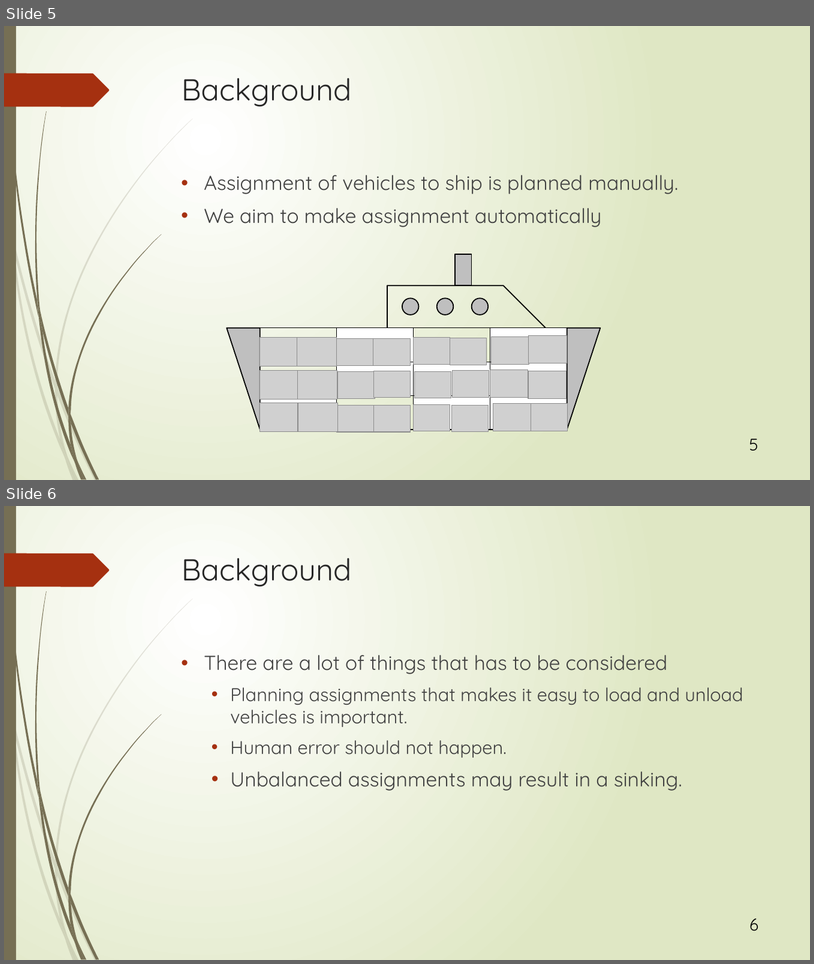
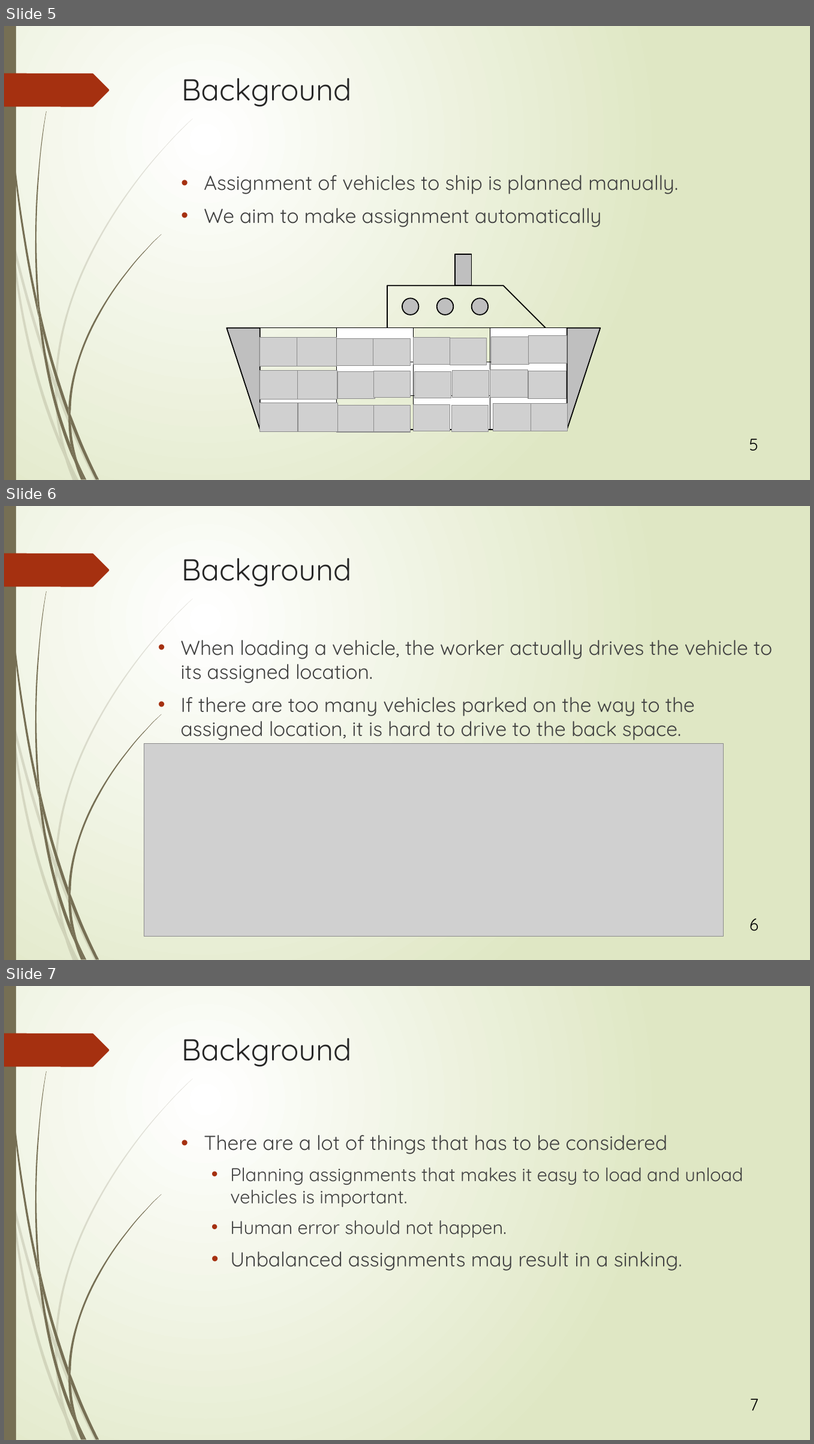
Before and after one commit to r-kurosu/kline_new, a slide deck: 竹田.pptx. Shown one above the other, each under a label of ours: slides 5 and 6 before the commit, slides 5, 6 and 7 after it. The pictures are 814x964 and 814x1444 pixels, drawn with LibreOffice and Linux fonts; fonts in the diff are those of the drawing; grey boxes stand for pictures. Boxes give left, top, right and bottom in pixels: in the first picture for what was removed or moved away, otherwise in the second. Text is boxed around its words. In the diff, an @@ line names an element or a change of style, - is before the commit and + after.

```diff
--- a/竹田.pptx
+++ b/竹田.pptx
@@ slide 6 added at bbox=[4, 506, 810, 960], background gradient #FFFFFF to #DFE8C4; not listed: 24 template elements that a slide beside it also shows @@
@@ title added at bbox=[182, 558, 352, 586], 36 pt, text #262626 @@
+Background
@@ text added at bbox=[181, 640, 773, 740], 24 pt, text #404040 @@
+• When loading a vehicle, the worker actually drives the vehicle to its assigned location.
+• If there are too many vehicles parked on the way to the assigned location, it is hard to drive to the back space.
@@ picture added at bbox=[144, 744, 723, 936] @@
@@ page number added at bbox=[750, 918, 759, 931], 20 pt, text #000000 @@
+6
@@ what was slide 6 is now slide 7 @@
@@ page number at bbox=[750, 1398, 759, 1410]: text changed @@
-6
+7
```
Also in this commit, not shown: 4 slides changed, 1 other file.
